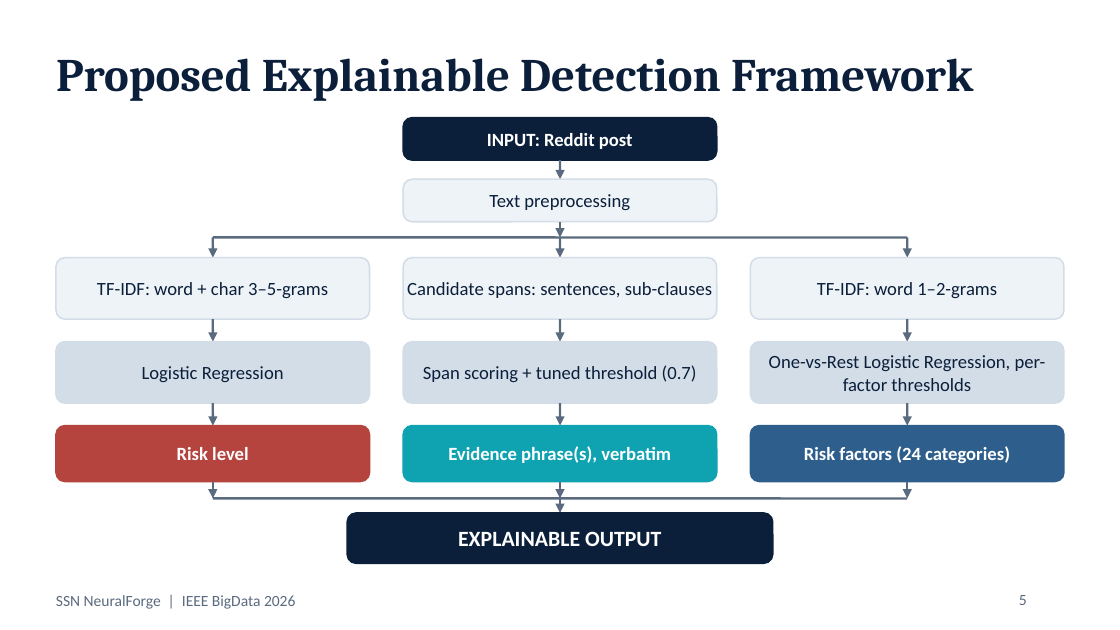
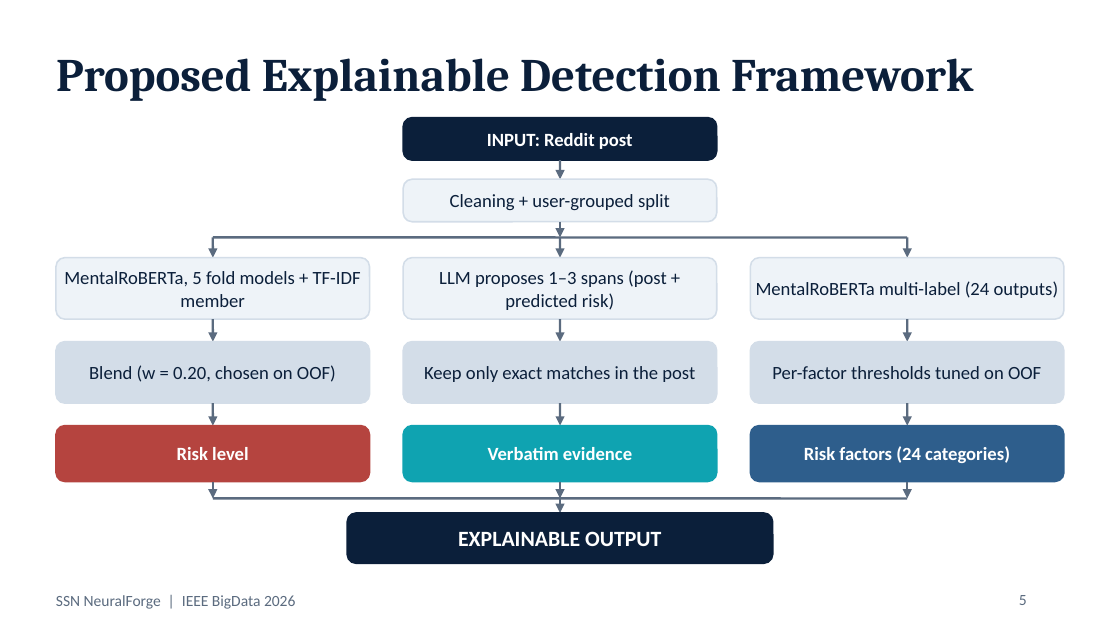
Before and after one commit to Akash231005/Explainable-Suicide-Risk-Detection, a slide deck: slide 5 of report/SSN_NeuralForge_IEEE_BigData_2026.pptx. Drawn at 1120x630 pixels with LibreOffice and Linux fonts; fonts in the diff are those of the drawing. Boxes give left, top, right and bottom in pixels: in the first picture for what was removed or moved away, otherwise in the second. Text is boxed around its words. In the diff, an @@ line names an element or a change of style, - is before the commit and + after.

```diff
--- a/report/SSN_NeuralForge_IEEE_BigData_2026.pptx
+++ b/report/SSN_NeuralForge_IEEE_BigData_2026.pptx
@@ text in rounded rectangle at (x1=450, y1=194, x2=670, y2=210): text changed @@
-Text preprocessing
+Cleaning + user-grouped split
@@ text in rounded rectangle at (x1=64, y1=271, x2=361, y2=307): text changed @@
-TF-IDF: word + char 3–5-grams
+MentalRoBERTa, 5 fold models + TF-IDF member
@@ text in rounded rectangle at (x1=439, y1=270, x2=667, y2=310): text changed @@
-Candidate spans: sentences, sub-clauses
+LLM proposes 1–3 spans (post + predicted risk)
@@ text in rounded rectangle at (x1=756, y1=281, x2=1059, y2=298): text changed @@
-TF-IDF: word 1–2-grams
+MentalRoBERTa multi-label (24 outputs)
@@ text in rounded rectangle at (x1=89, y1=365, x2=336, y2=382): text changed @@
-Logistic Regression
+Blend (w = 0.20, chosen on OOF)
@@ text in rounded rectangle at (x1=424, y1=366, x2=695, y2=382): text changed @@
-Span scoring + tuned threshold (0.7)
+Keep only exact matches in the post
@@ text in rounded rectangle at (x1=772, y1=366, x2=1041, y2=379): text changed @@
-One-vs-Rest Logistic Regression, per-factor thresholds
+Per-factor thresholds tuned on OOF
@@ text in rounded rectangle at (x1=488, y1=447, x2=632, y2=460): text changed @@
-Evidence phrase(s), verbatim
+Verbatim evidence
```
Also in this commit, not shown: 9 other slides changed, 3 slides added, 2 slides removed, 4 other files.
